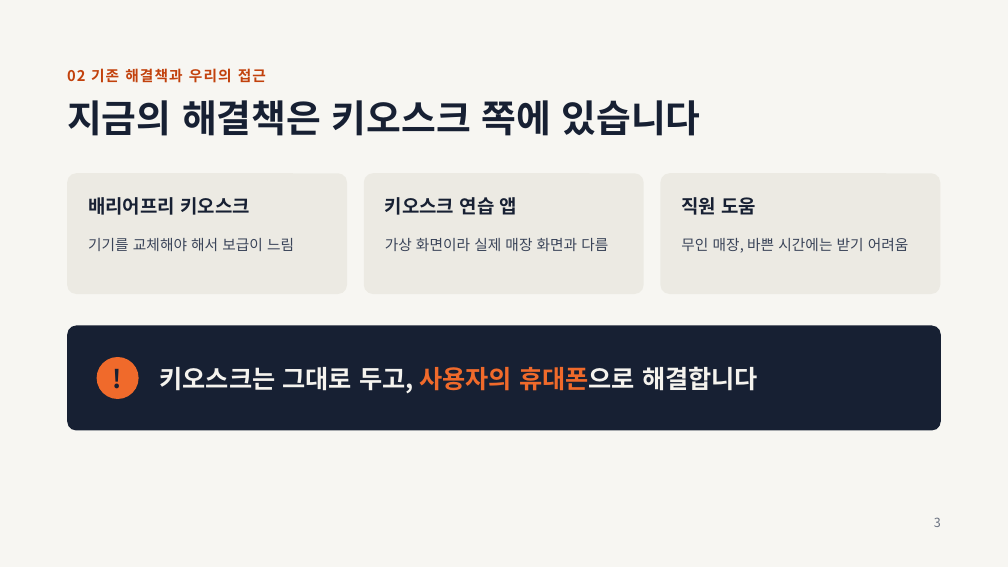
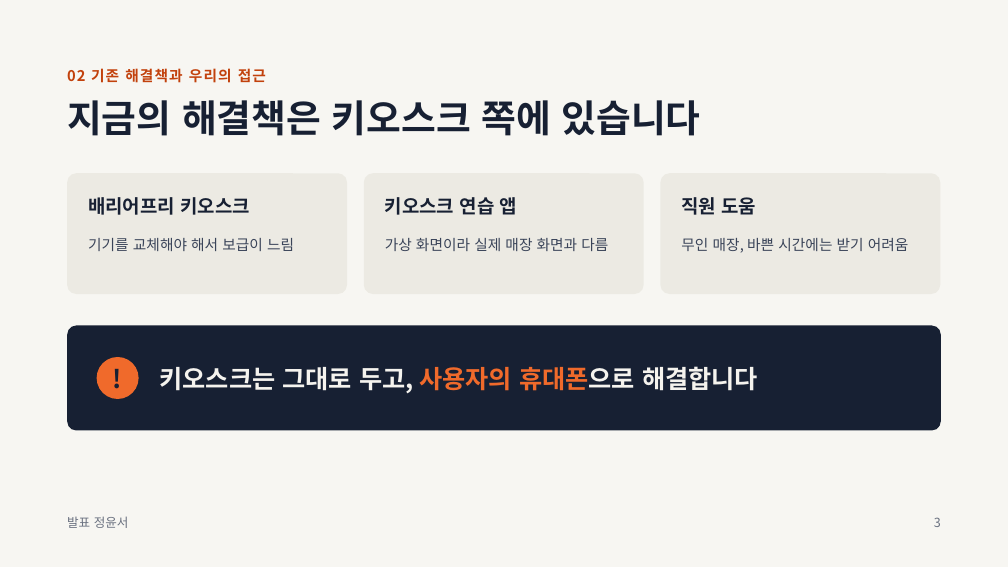
Before and after one commit to TeamProjectAIServiceDevelop/team-project, a slide deck: slide 3 of 자료/발표자료-KIOSSON.pptx. Drawn at 1008x567 pixels with LibreOffice and Linux fonts; fonts in the diff are those of the drawing. Boxes give left, top, right and bottom in pixels: in the first picture for what was removed or moved away, otherwise in the second. Text is boxed around its words. In the diff, an @@ line names an element or a change of style, - is before the commit and + after.

```diff
--- a/자료/발표자료-KIOSSON.pptx
+++ b/자료/발표자료-KIOSSON.pptx
@@ text added at (x1=67, y1=516, x2=129, y2=528), 12 pt, text #6A7180 @@
+발표 정윤서
```
Also in this commit, not shown: 7 other slides changed, 1 other file.
